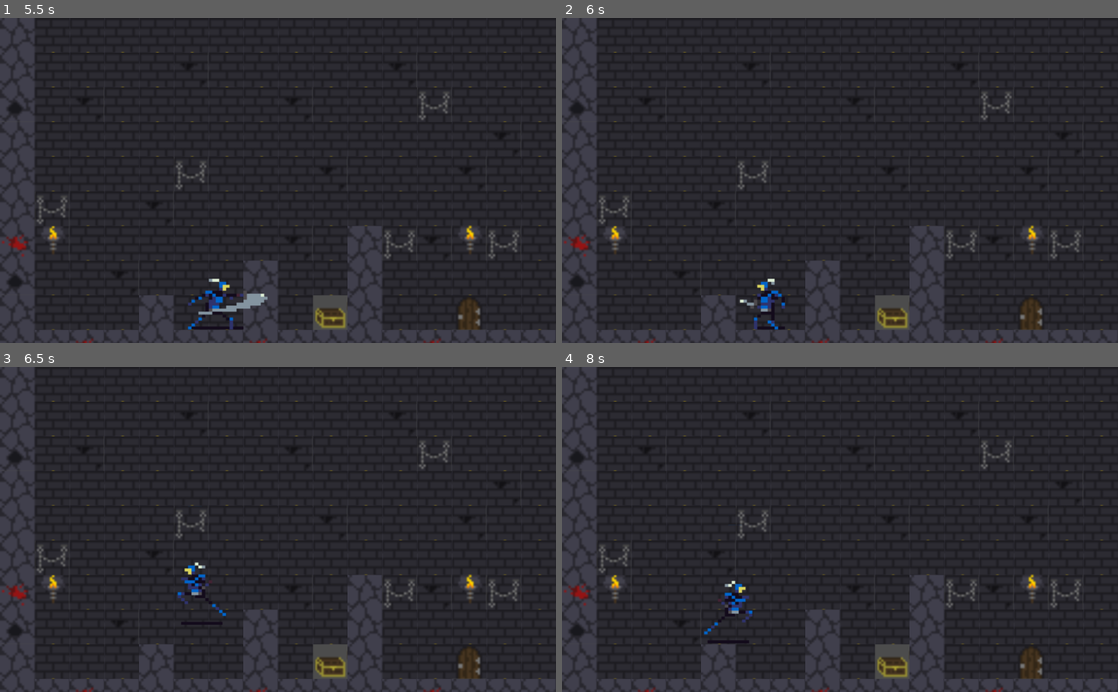
Above: before the commit, frames 1-4 (two rows, left to right).
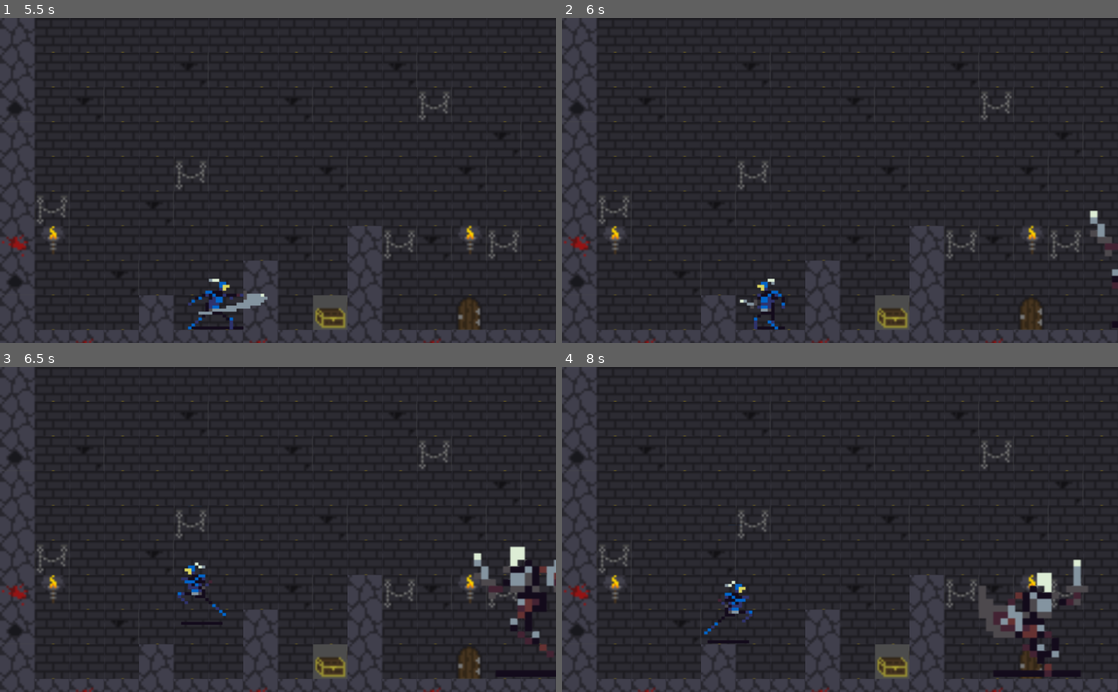
Above: after the commit, the same moments.

Repository: DEDaWil/game_heh
Game: Godot game, scene res://scenes/level.tscn
The game is run twice, just before and just after one commit, with the same random seed, the same clock (stepped at 60 frames per second) and the same inputs.
Inputs (mouse positions are in pixels of both pictures, inside the frame that each line leads up to):
- Up to frame 1 (5.5 s): move the mouse to (400, 164) at 0.52 s; hold D (player_right) 0.53-2.03 s; click (400, 164) at 0.6 s; tap W (player_up) at 0.77, 1.52, 3.02, 3.77, 4.52 s; move the mouse to (166, 196) at 1.27 s; click (166, 196) at 1.35 s; move the mouse to (333, 109) at 2.02 s; hold A (player_left) 2.03-2.78 s; click (333, 109) at 2.1 s; move the mouse to (250, 245) at 2.77 s; hold D (player_right) 2.78-4.28 s; click (250, 245) at 2.85 s; move the mouse to (444, 229) at 3.52 s; click (444, 229) at 3.6 s; move the mouse to (111, 131) at 4.27 s; hold A (player_left) 4.28-5.03 s; click (111, 131) at 4.35 s; move the mouse to (305, 180) at 5.02 s; hold D (player_right) from 5.03 s (still down); click (305, 180) at 5.1 s
- Up to frame 2 (6 s): move the mouse to (756, 99) at 5.77 s; release D (player_right) at 5.78 s; hold A (player_left) from 5.78 s (still down); click (756, 99) at 5.85 s
- Up to frame 3 (6.5 s): keep holding A (player_left); tap W (player_up) at 6.02 s
- Up to frame 4 (8 s): move the mouse to (962, 513) at 6.52 s; click (962, 513) at 6.6 s; tap W (player_up) at 6.77, 7.52 s; move the mouse to (728, 545) at 7.27 s; release A (player_left) at 7.28 s; hold D (player_right) from 7.28 s (still down); click (728, 545) at 7.35 s

Frame 1 is identical in both runs. In frame 2, 0.3% of the frame differs, in the area x 94-100%, y 59-96%; in frame 3, 1.4%; in frame 4, 2.1%, in the area x 75-95%, y 59-96%.

Commit message:
added change direction mechanic for enemy skeleton

Diff:
--- a/scripts/Enemy.gd
+++ b/scripts/Enemy.gd
@@ -12,3 +12,9 @@
 	$AnimatedSprite.play("Walk")
 	velocity.y += (GRAVITY * delta)
 	velocity = move_and_slide(velocity, FLOOR)
+	if is_on_wall():
+		change_direction()
+
+func change_direction():
+	direction *= -1
+	$AnimatedSprite.flip_h = !$AnimatedSprite.flip_h
